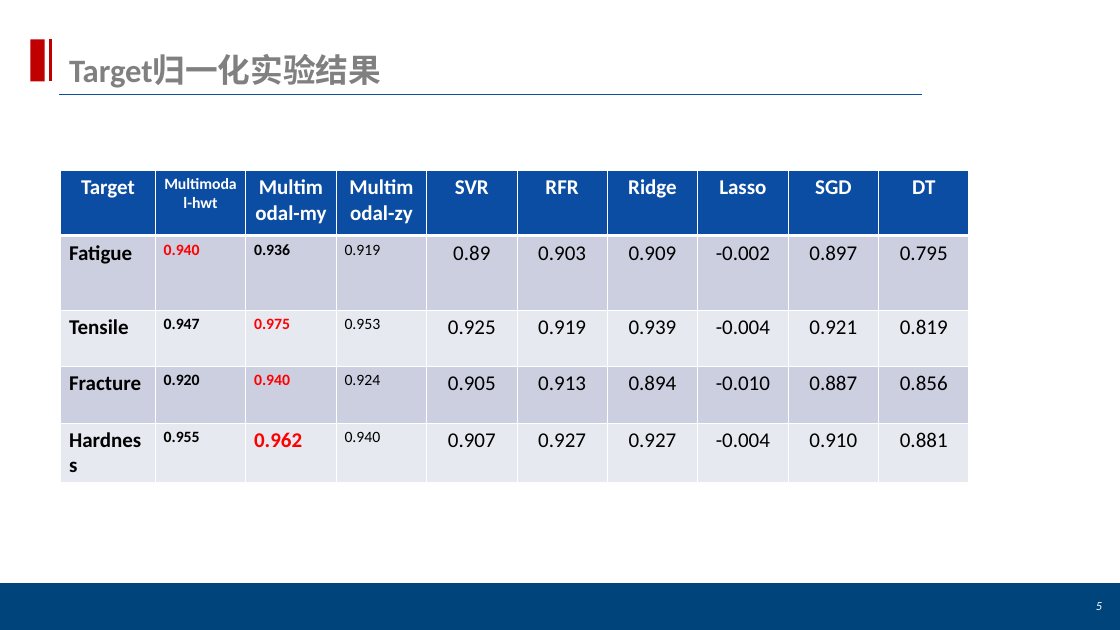
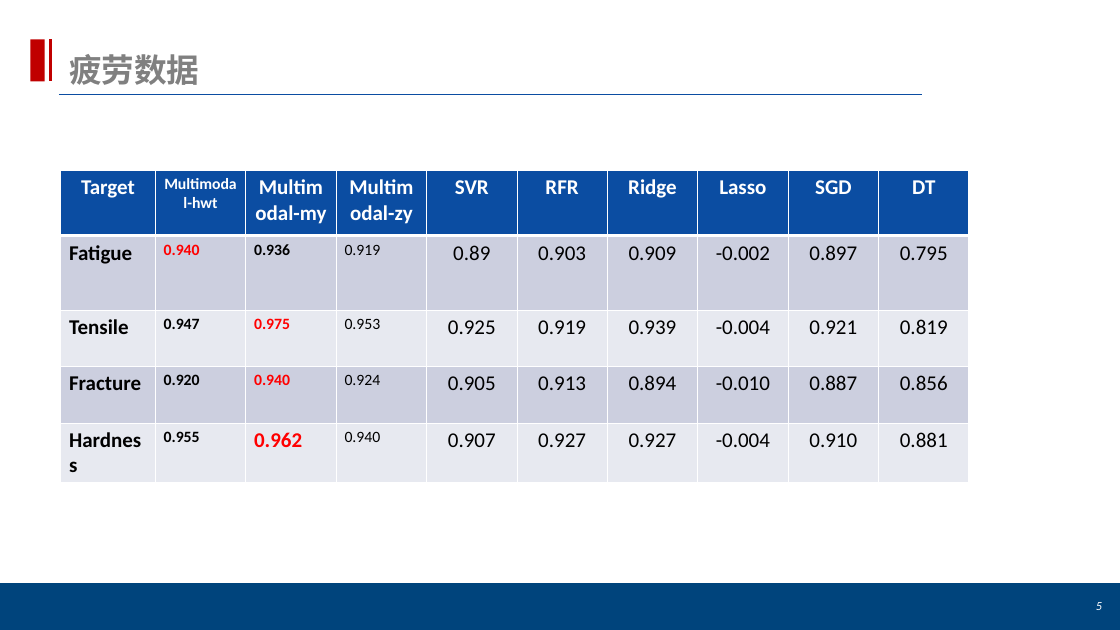
Before and after one commit to yuyouyu32/2021-Note, a slide deck: slide 5 of 2021_Reports/Lab_Report/2021-12-3/2021-12-3.pptx. Drawn at 1120x630 pixels with LibreOffice and Linux fonts; fonts in the diff are those of the drawing; background and template pictures are left out. Boxes give left, top, right and bottom in pixels: in the first picture for what was removed or moved away, otherwise in the second. Text is boxed around its words. In the diff, an @@ line names an element or a change of style, - is before the commit and + after.

```diff
--- a/2021_Reports/Lab_Report/2021-12-3/2021-12-3.pptx
+++ b/2021_Reports/Lab_Report/2021-12-3/2021-12-3.pptx
@@ title at (x1=69, y1=54, x2=200, y2=85): text changed @@
-Target归一化实验结果
+疲劳数据
```
Also in this commit, not shown: 2 slides added.
